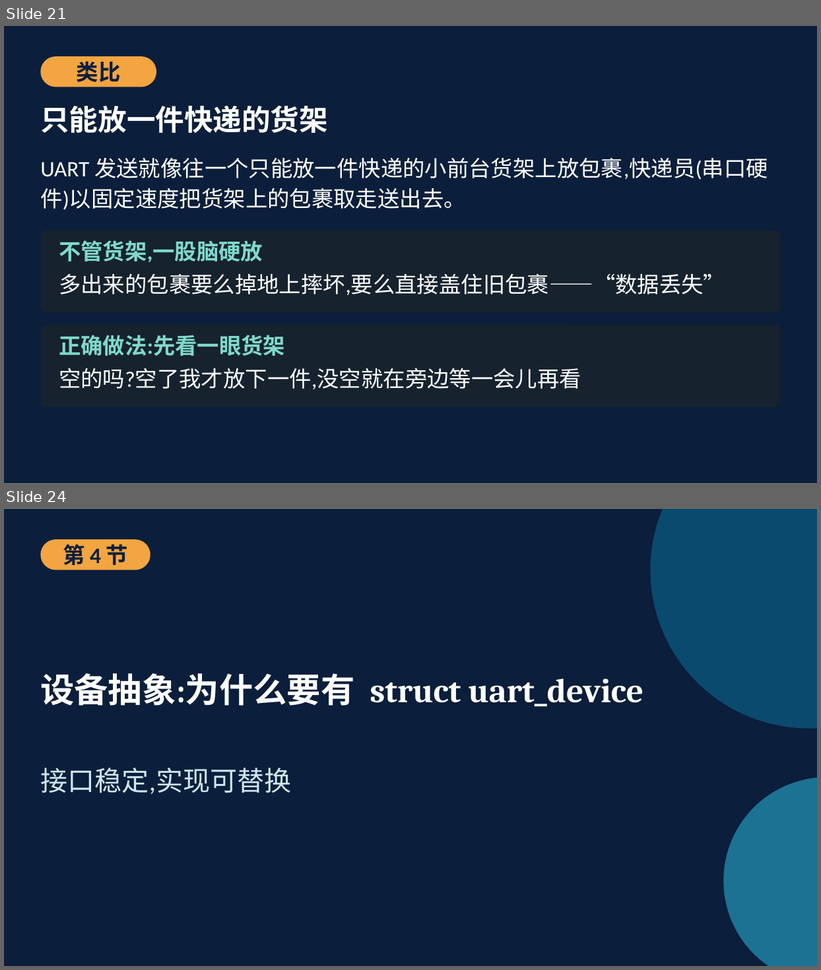
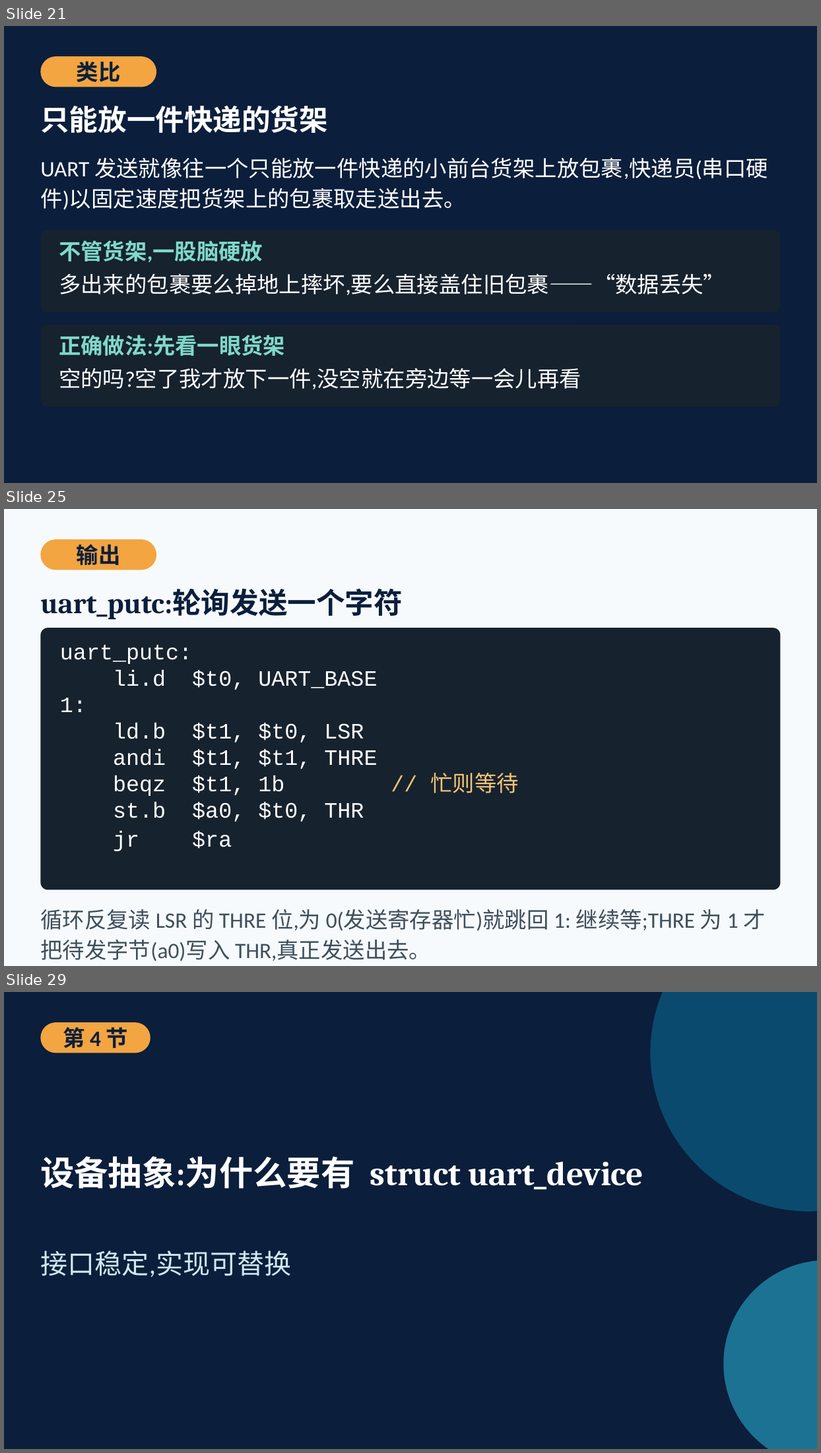
Before and after one commit to cxi218447-byte/miniOS, a slide deck: docs/08/第08次课_UART驱动与sys_write教材PPT.pptx. Shown one above the other, each under a label of ours: slides 21 and 24 before the commit, slides 21, 25 and 29 after it; the slides between them are not shown. The pictures are 821x970 and 821x1453 pixels, drawn with LibreOffice and Linux fonts; fonts in the diff are those of the drawing. Boxes give left, top, right and bottom in pixels: in the first picture for what was removed or moved away, otherwise in the second. Text is boxed around its words. In the diff, an @@ line names an element or a change of style, - is before the commit and + after.

```diff
--- a/docs/08/第08次课_UART驱动与sys_write教材PPT.pptx
+++ b/docs/08/第08次课_UART驱动与sys_write教材PPT.pptx
@@ slide 25 added at (4, 509, 817, 966), background #F7FAFC @@
@@ rounded rectangle added at (40, 539, 156, 570), fill #F2A541 @@
@@ text added at (77, 544, 121, 565), 26 pt, text #0B1E3B, bold @@
+输出
@@ text added at (40, 588, 403, 620), 34 pt, text #0B1E3B, bold @@
+uart_putc:轮询发送一个字符
@@ rounded rectangle added at (40, 628, 781, 890), fill #16222E @@
@@ text added at (60, 644, 519, 852), 26 pt, text #FFFFFF @@
+uart_putc:
+li.d $t0, UART_BASE
+1:
+ld.b $t1, $t0, LSR
+andi $t1, $t1, THRE
+beqz $t1, 1b // 忙则等待
+st.b $a0, $t0, THR
+jr $ra
@@ text added at (40, 910, 765, 962), 26 pt, text #3E4E5C @@
+循环反复读 LSR 的 THRE 位,为 0(发送寄存器忙)就跳回 1: 继续等;THRE 为 1 才把待发字节(a0)写入 THR,真正发送出去。
@@ what was slide 24 is now slide 29 @@
```
Also in this commit, not shown: 7 slides changed, 9 other slides added, 4 slides removed, 3 other files.
